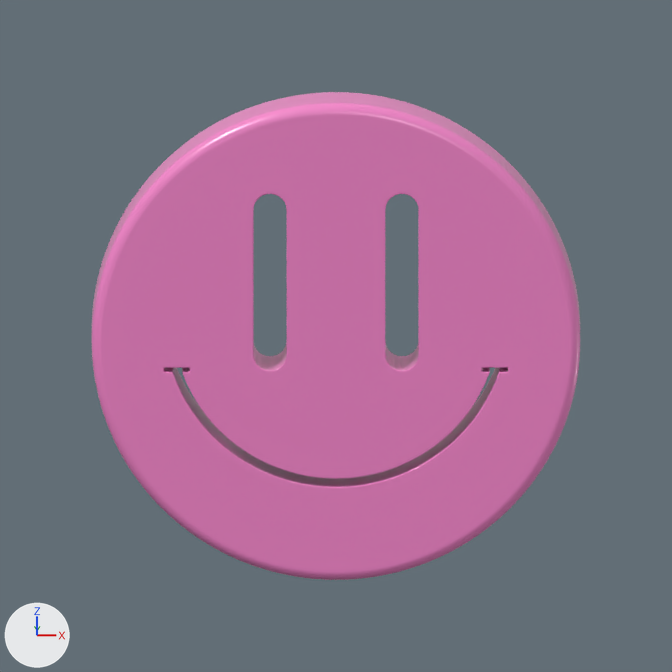
Two versions of the Blender file pages/smile-flower/assets/smiley.blend, one commit apart.
Camera for both pictures: the file's camera 'Smiley Camera'. The lights are fixed; the arrows at lower left show +X, +Y and +Z. The picture after the commit comes second.

The first picture shows 'Smiley'.
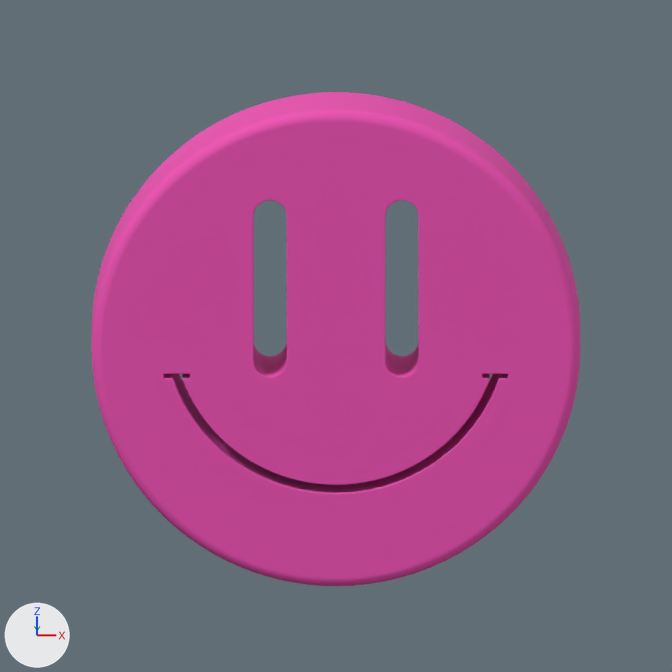
The newer file is also turned or shifted as a whole; pictures and numbers use the older file's frame.

Scene script edits in JSON lines:
```json
{"op": "add", "block": "mat_pink_matte_plastic", "code": ["mat_pink_matte_plastic = principled_material('Pink matte plastic')", "mat_pink_matte_plastic.base_color = (0.863, 0.0908, 0.462)  # pink #ef55b5", "mat_pink_matte_plastic.roughness = 0.72", "mat_pink_matte_plastic.specular_ior_level = 0.175"]}
{"block": "me_smiley_mesh", "where": "# used by ob_smiley; location = (0.0, 0.0, 0.0)"}
{"op": "remove", "block": "me_smiley_mesh", "code": "me_smiley_mesh.from_pydata(...)  # 5432 vertices, 4938 faces; spans x -1.0..1.0, y -0.14..0.14, z -1.0..1.0"}
{"op": "add", "block": "me_smiley_mesh", "code": "me_smiley_mesh.from_pydata(...)  # 5432 vertices, 4938 faces; spans x -1.0..1.0, y -0.26..0.14, z -1.0..1.0"}
{"block": "me_smiley_mesh", "change": "me_smiley_mesh part 1: 2707 vertices moved from x -1.0..1.0, y -0.14..0.14, z -1.0..1.0 to x -1.0..1.0, y -0.26..0.14, z -1.0..1.0; 9 vertices removed from x -0.7..0.44, y -0.14, z -0.6..-0.1; 9 vertices added at x -0.7..0.44, y -0.26, z -0.6..-0.1"}
{"block": "me_smiley_mesh", "change": "me_smiley_mesh part 2: 4793 faces spanning x -1.0..1.0, y -0.26..0.14, z -1.0..1.0 switch from mat_pink_resin (pink #f989ce) to mat_pink_matte_plastic (pink #ef55b5)"}
```

Location of each change, (x1, y1, x2, y2) in pixels of the pictures (672 x 672 px; the box of a moved part takes in the faces that stretch with it):
```json
{"object": "Smiley", "change": "reshaped", "before": [92, 92, 580, 580], "after": [92, 92, 580, 586]}
{"part": 1, "of": "me_smiley_mesh", "change": "moved or reshaped", "before": [92, 92, 580, 579], "after": [92, 92, 580, 586]}
{"part": 2, "of": "me_smiley_mesh", "change": "recoloured", "before": [92, 92, 580, 580], "after": [92, 92, 580, 580]}
```
